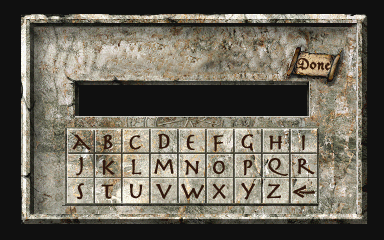
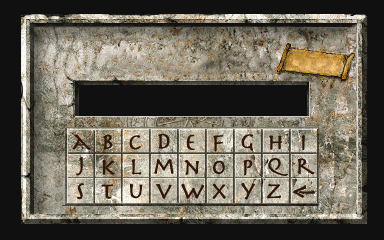
Layer changes from the first 384×240 image to the second:
added layer "Button_Exit_Hover" above "Button_Exit_Idle" over [274, 41, 356, 84]
painted on "Layer 1" over [272, 36, 353, 102]
